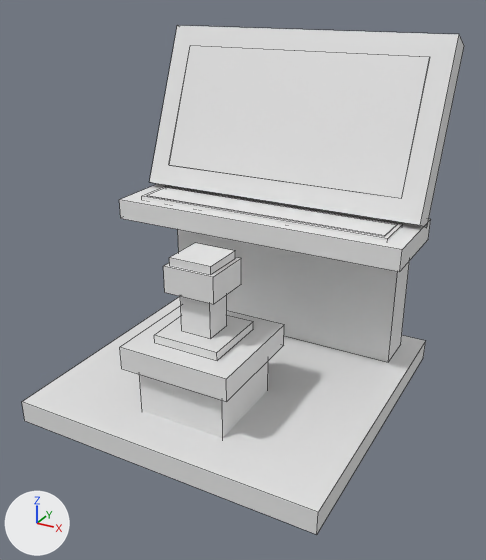
An edit to the OBJ model src/main/resources/assets/vandorlabs/models/block/cockpits/yoke_screen/off.obj, drawn before and after from the same camera.
One viewpoint serves both versions: a 50 mm lens placed at (1.341, -2.009, 1.107), pointed at (0.534, -0.541, 0.373). Every picture has the same lights, and +X, +Y and +Z are marked at lower left. The picture after the commit comes second. Mesh edges are drawn as thin lines. Materials are left out; every surface is plain grey. Where no turn or scale is listed for an object, it has been applied to the vertices.

The first picture shows 'off'.
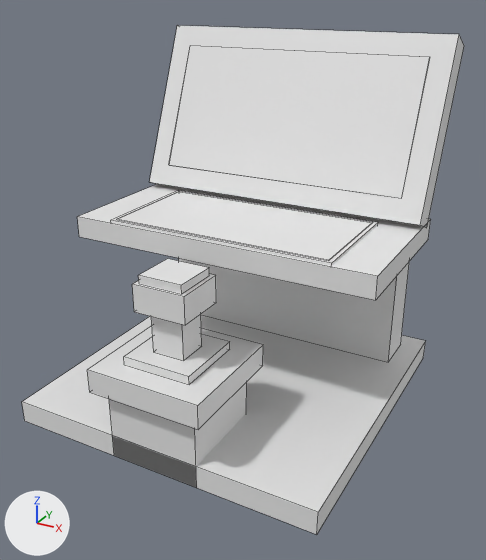
Pixel boxes [x1, y1, x2, y2] of what changed, in the pictures (486 x 560 px; the box of a moved part takes in the faces that stretch with it):
```json
{"part": 1, "of": "me_off", "change": "moved or reshaped", "before": [142, 186, 403, 241], "after": [111, 190, 378, 266]}
{"part": 2, "of": "me_off", "change": "moved or reshaped", "before": [147, 187, 397, 236], "after": [117, 191, 373, 261]}
{"part": 3, "of": "me_off", "change": "moved or reshaped", "before": [139, 361, 268, 438], "after": [109, 382, 247, 488]}
{"part": 4, "of": "me_off", "change": "moved or reshaped", "before": [120, 306, 284, 402], "after": [87, 326, 263, 430]}
{"part": 5, "of": "me_off", "change": "moved or reshaped", "before": [154, 315, 253, 360], "after": [124, 334, 230, 385]}
{"part": 6, "of": "me_off", "change": "moved or reshaped", "before": [181, 295, 227, 339], "after": [151, 314, 202, 361]}
{"part": 7, "of": "me_off", "change": "moved or reshaped", "before": [163, 257, 241, 304], "after": [132, 274, 216, 325]}
{"part": 8, "of": "me_off", "change": "moved or reshaped", "before": [169, 243, 235, 275], "after": [138, 259, 209, 294]}
{"part": 9, "of": "me_off", "change": "moved or reshaped", "before": [119, 184, 430, 272], "after": [77, 184, 430, 300]}
```

The change, as JSON lines over the scene's bpy script:
```json
{"block": "me_off", "where": "# used by ob_off; location = (0.0, 0.0, 0.0)"}
{"block": "me_off", "where": "# before: 20 (0.062, -0.462, 0.45) at pixel (120, 218), 21 (0.938, -0.462, 0.45) at pixel (399, 271), 22 (0.938, -0.462, 0.509) at pixel (402, 249), 23 (0.062, -0.462, 0.509) at pixel (119, 199)"}
{"op": "remove", "block": "me_off", "code": "me_off.from_pydata(...)  # 112 vertices, 84 faces; spans x 0.062..0.938, y -0.938..-0.03, z 0.0..0.988"}
{"op": "add", "block": "me_off", "code": "me_off.from_pydata(...)  # 112 vertices, 84 faces; spans x 0.062..0.938, y -0.969..-0.03, z 0.0..0.988"}
{"block": "me_off", "change": "me_off part 1: the loose piece of 8 vertices spanning x 0.114..0.886, y -0.417..-0.289, z 0.504..0.515 is scaled about its middle by (0.838, 2.6, 1), then moved by (0.0, -0.122, 0.0)"}
{"block": "me_off", "change": "me_off part 2: the loose piece of 8 vertices spanning x 0.125..0.875, y -0.406..-0.3, z 0.515..0.517 is scaled about its middle by (0.833, 2.94, 1), then moved by (0.0, -0.122, 0.0)"}
{"block": "me_off", "change": "me_off part 3: the loose piece of 8 vertices spanning x 0.375..0.625, y -0.812..-0.562, z 0.0..0.2 is moved by (0.0, -0.125, 0.0)"}
{"block": "me_off", "change": "me_off part 4: the loose piece of 8 vertices spanning x 0.344..0.656, y -0.844..-0.531, z 0.2..0.263 is moved by (0.0, -0.125, 0.0)"}
{"block": "me_off", "change": "me_off part 5: the loose piece of 8 vertices spanning x 0.406..0.594, y -0.781..-0.594, z 0.263..0.284 is moved by (0.0, -0.125, 0.0)"}
{"block": "me_off", "change": "me_off part 6: the loose piece of 8 vertices spanning x 0.456..0.544, y -0.728..-0.647, z 0.284..0.439 is moved by (0.0, -0.125, 0.0)"}
{"block": "me_off", "change": "me_off part 7: the loose piece of 8 vertices spanning x 0.428..0.572, y -0.756..-0.619, z 0.399..0.471 is moved by (0.0, -0.125, 0.0)"}
{"block": "me_off", "change": "me_off part 8: the loose piece of 8 vertices spanning x 0.441..0.559, y -0.747..-0.628, z 0.471..0.492 is moved by (0.0, -0.125, 0.0)"}
{"block": "me_off", "change": "me_off part 9"}
{"op": "add", "block": "me_off", "code": "for i in [*range(20, 24)]: me_off.vertices[i].co += Vector((0.0, -0.187, 0.0))"}
```
